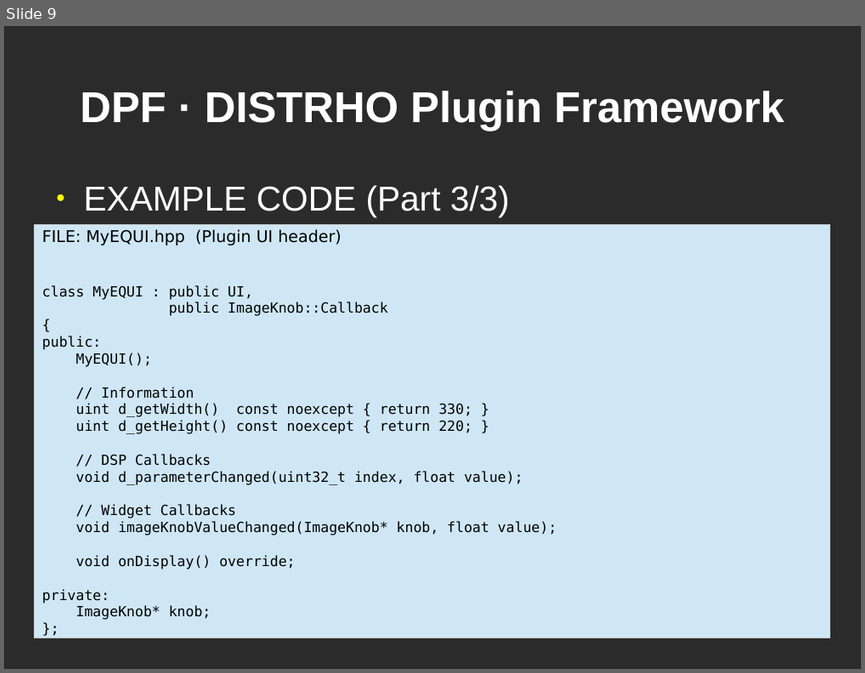
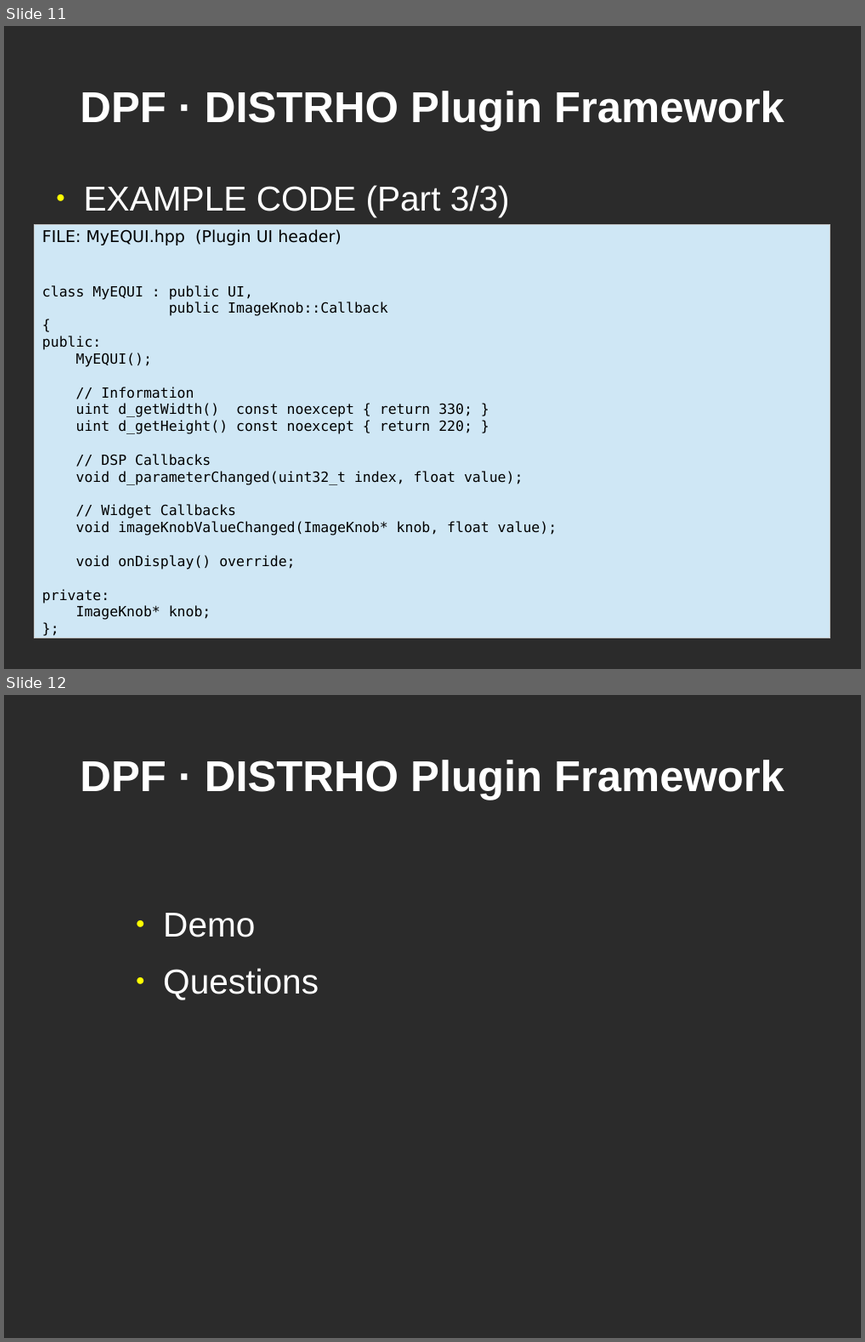
Before and after one commit to DISTRHO/DPF, a slide deck: lac/2014-small-talk.odp. Shown one above the other, each under a label of ours: slide 9 before the commit, slides 11 and 12 after it. The pictures are 865x673 and 865x1342 pixels, drawn with LibreOffice and Linux fonts; fonts in the diff are those of the drawing; background and template pictures are left out; a plain dark background stands for a picture behind light text. Boxes give left, top, right and bottom in pixels: in the first picture for what was removed or moved away, otherwise in the second. Text is boxed around its words. In the diff, an @@ line names an element or a change of style, - is before the commit and + after.

```diff
--- a/lac/2014-small-talk.odp
+++ b/lac/2014-small-talk.odp
@@ slide 12 added at bbox=[4, 695, 861, 1338], background picture (left out) @@
@@ title added at bbox=[80, 760, 784, 800], 40 pt, text #FFFFFF, bold @@
+DPF · DISTRHO Plugin Framework
@@ text added at bbox=[163, 913, 318, 999], 32 pt, text #FFFFFF @@
+● Demo
+● Questions
@@ what was slide 9 is now slide 11 @@
```
Also in this commit, not shown: 2 slides changed, 1 other slide added, 1 other file.
